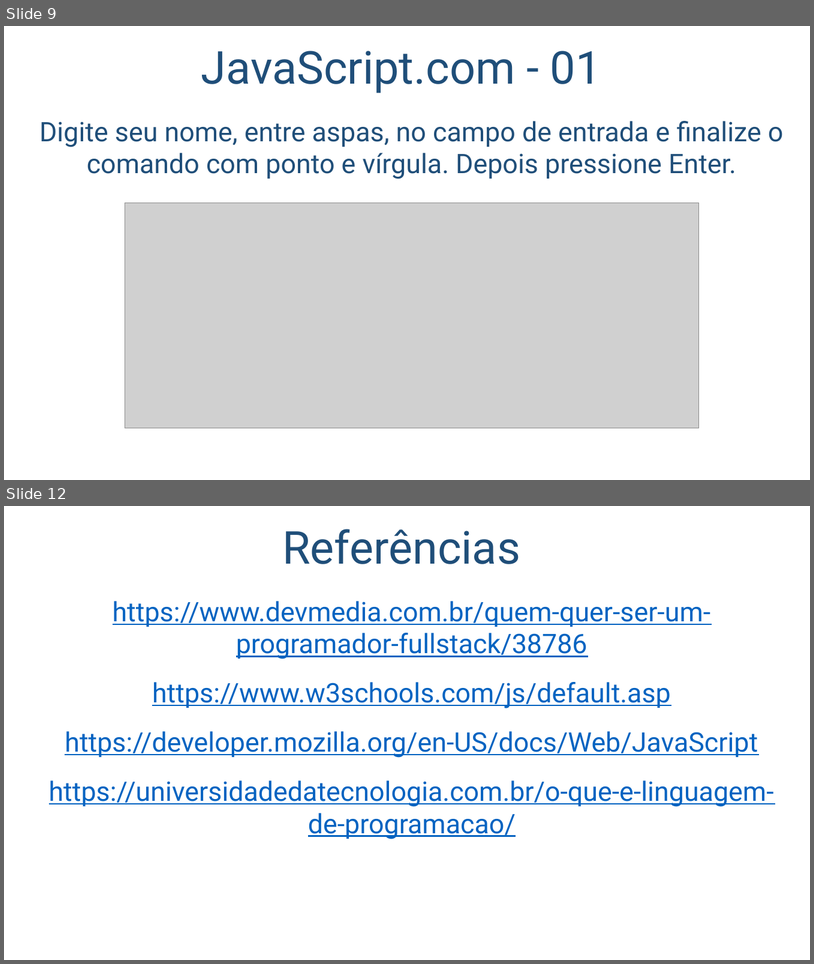
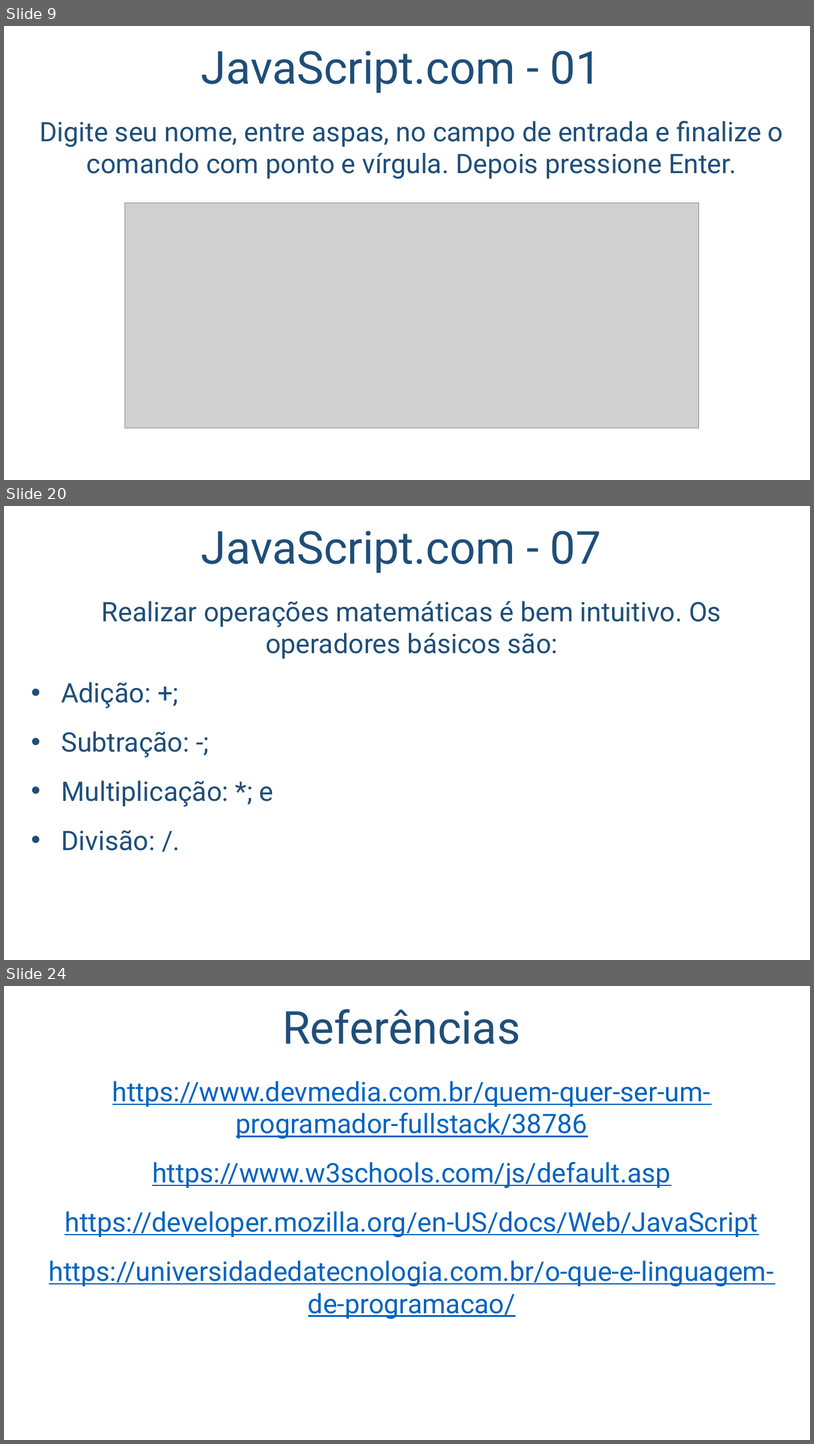
Before and after one commit to salmo-jr/public-slides, a slide deck: javascript-introducao.pptx. Shown one above the other, each under a label of ours: slides 9 and 12 before the commit, slides 9, 20 and 24 after it; the slides between them are not shown. The pictures are 814x964 and 814x1444 pixels, drawn with LibreOffice and Linux fonts; fonts in the diff are those of the drawing; grey boxes stand for pictures; background and template pictures are left out. Boxes give left, top, right and bottom in pixels: in the first picture for what was removed or moved away, otherwise in the second. Text is boxed around its words. In the diff, an @@ line names an element or a change of style, - is before the commit and + after.

```diff
--- a/javascript-introducao.pptx
+++ b/javascript-introducao.pptx
@@ slide 20 added at [4,506,810,960], background picture (left out) @@
@@ title added at [201,531,602,573], 54 pt, text #1F4E79 @@
+JavaScript.com - 07
@@ text added at [61,601,722,850], 32 pt, text #1F4E79 @@
+Realizar operações matemáticas é bem intuitivo. Os operadores básicos são:
+• Adição: +;
+• Subtração: -;
+• Multiplicação: *; e
+• Divisão: /.
@@ what was slide 12 is now slide 24 @@
```
Also in this commit, not shown: 3 slides changed, 11 other slides added.
